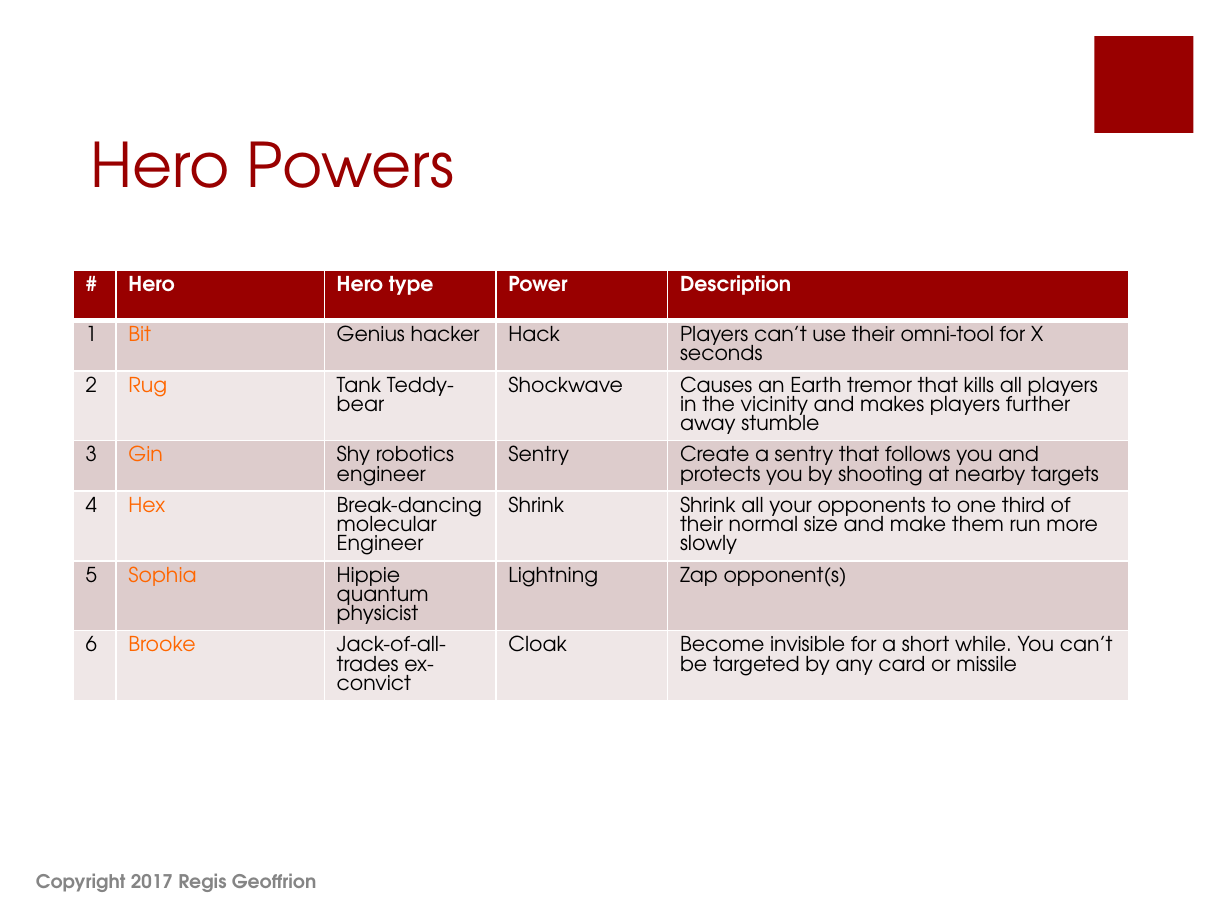
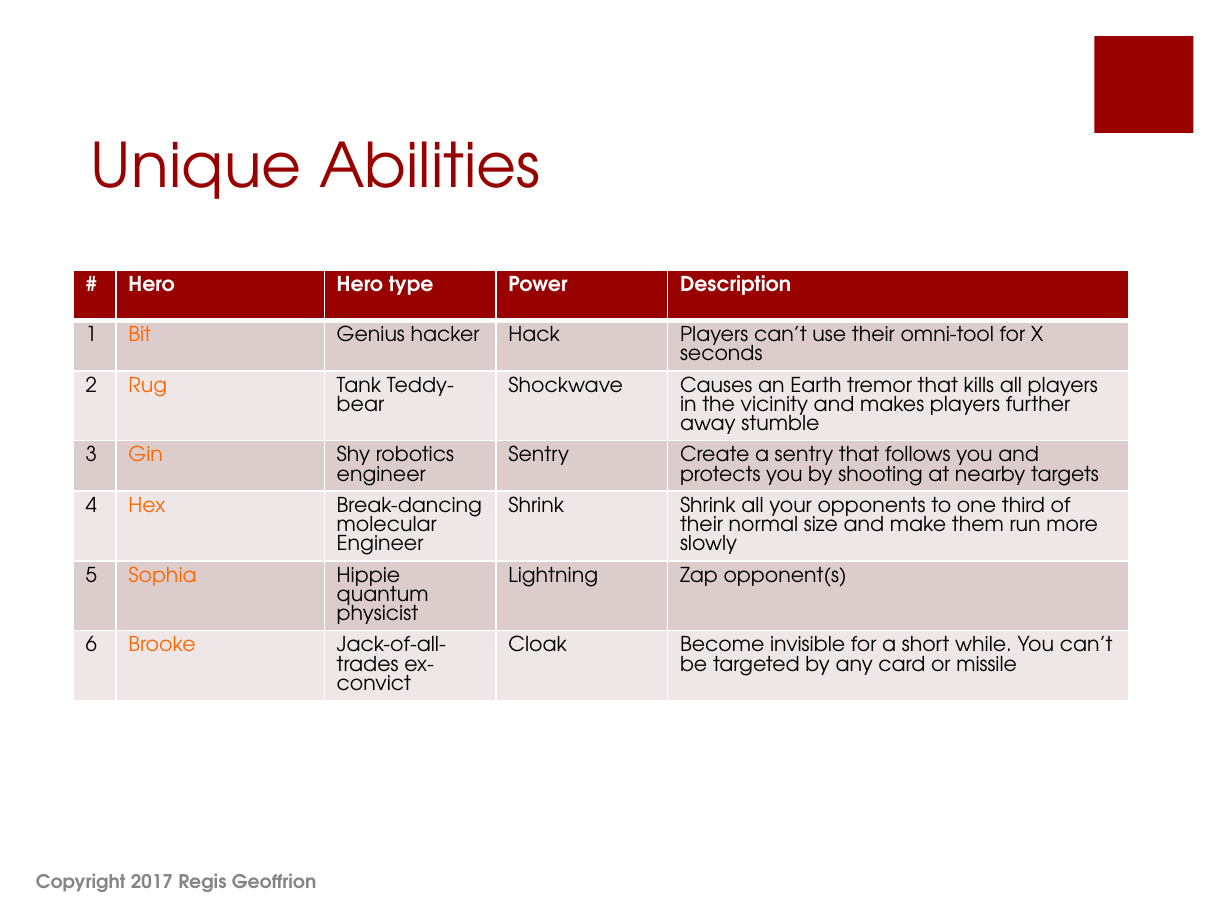
Before and after one commit to shahbazGamedev/Hero-s-Run, a slide deck: slide 29 of Documents/Earth Alone.pptx. Drawn at 1232x924 pixels with LibreOffice and Linux fonts; fonts in the diff are those of the drawing. Boxes give left, top, right and bottom in pixels: in the first picture for what was removed or moved away, otherwise in the second. Text is boxed around its words. In the diff, an @@ line names an element or a change of style, - is before the commit and + after.

```diff
--- a/Documents/Earth Alone.pptx
+++ b/Documents/Earth Alone.pptx
@@ title at (91,141,541,199): text changed @@
-Hero Powers
+Unique Abilities
```
Also in this commit, not shown: 6 other slides changed.
